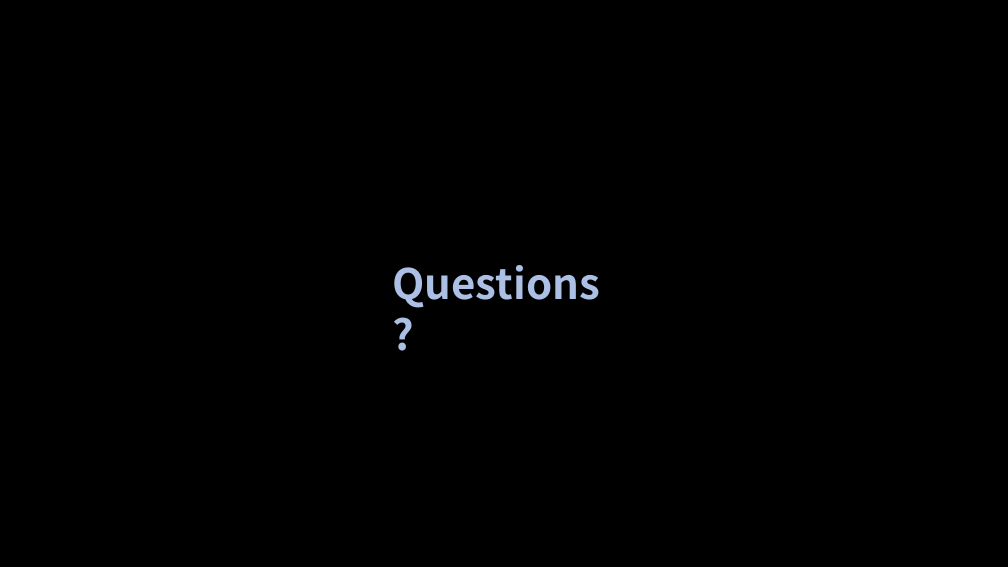
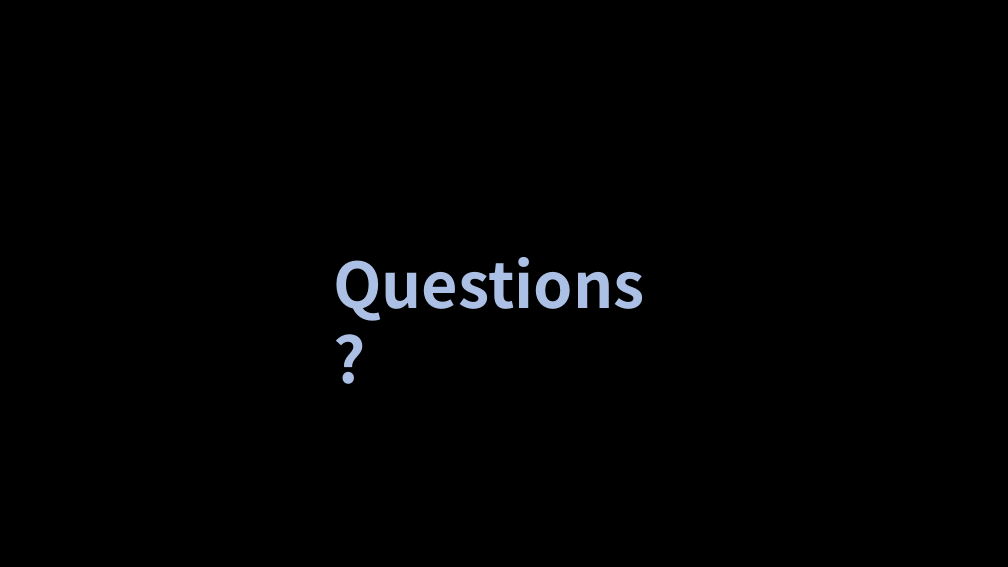
Before and after one commit to miaoyinnu/Apple, a slide deck: slide 5 of Apple.pptx. Drawn at 1008x567 pixels with LibreOffice and Linux fonts; fonts in the diff are those of the drawing. Boxes give left, top, right and bottom in pixels: in the first picture for what was removed or moved away, otherwise in the second. Text is boxed around its words. In the diff, an @@ line names an element or a change of style, - is before the commit and + after.

Commit message:
Question? use bigger font

```diff
--- a/Apple.pptx
+++ b/Apple.pptx
@@ text "Questions?": place and size @@
-text "Questions?" at <box>393,265,601,308</box>
+text "Questions?" at <box>333,257,645,321</box>
@@ text "Questions?" at <box>333,257,645,321</box>: size 40 to 60 pt @@
```
